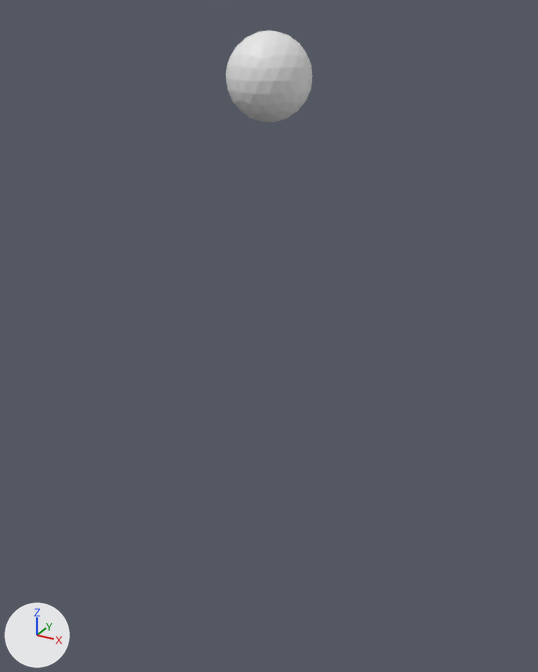
A saved change to the Blender file Environment/Fountain.blend.
Both versions are drawn from a 50 mm lens placed at (52.3, -95.2, 14.7), pointed at (1.0, -1.8, -32.0). The lights are fixed; the arrows at lower left show +X, +Y and +Z.
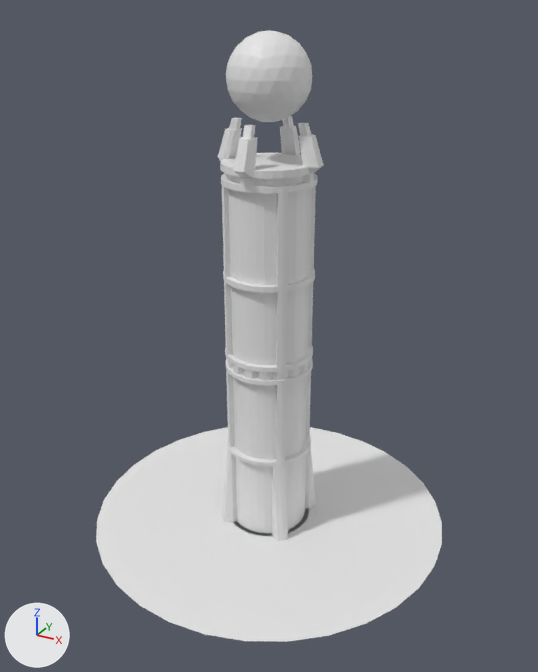
The newer file is also rescaled (x2.0), turned or shifted as a whole; pictures and numbers use the older file's frame.

Edits to the bpy script that builds the scene:
```text
Add me_cylinder:
    me_cylinder.from_pydata(...)  # 1816 vertices, 1754 faces; spans x -1.19..1.19, y -1.21..1.21, z -1.0..1.23
Add me_circle:
    me_circle.from_pydata(...)  # 129 vertices, 128 faces; spans x -60.0..60.0, y -60.0..60.0, z 0.0
Add ob_cylinder:
    ob_cylinder = bpy.data.objects.new('Cylinder', me_cylinder)
    ob_cylinder.location = (0.0, 0.0, -36.6)
    ob_cylinder.scale = (7.0, 7.09, 30.0)
Add ob_circle:
    ob_circle = bpy.data.objects.new('Circle', me_circle)
    ob_circle.location = (0.0, 0.0, -66.6)
    ob_circle.scale = (0.5, 0.5, 0.5)
```

Boxes [x1, y1, x2, y2] around the edits, measured in the pictures (538 x 672 px):
'Circle', added: after [96, 427, 442, 642]
'Cylinder', added: after [218, 116, 324, 541]
